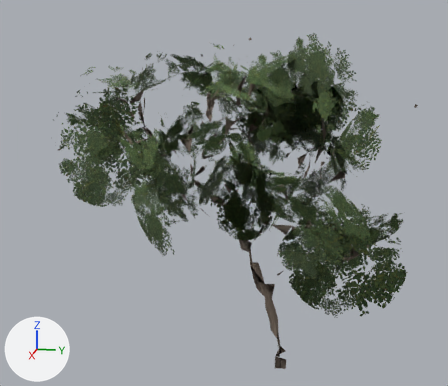
The glTF model modelle/baeume/tree_small_02/tree_small_02_fern.gltf as it was, and as the next commit left it.
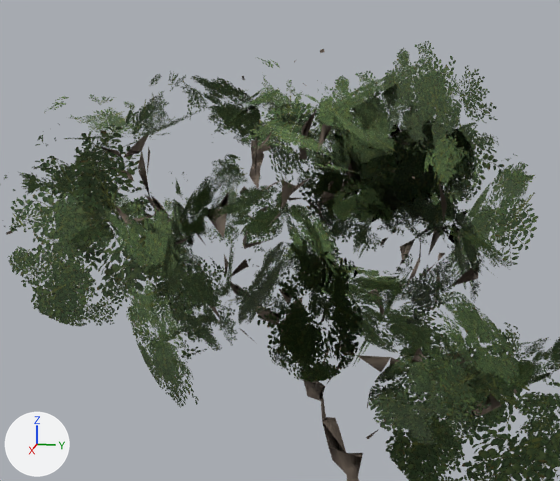
Each version appears first whole from a 50 mm camera at (7.75, 0.79, 4.61) aimed at (0.06, -0.75, 2.69), and next in a close-up on the part from 12% to 88% of the width and 2% to 78% of the height. Lighting does not change. The marker at lower left points along +X, +Y and +Z. The older version's two pictures come first.

The first close-up shows 'baum'.
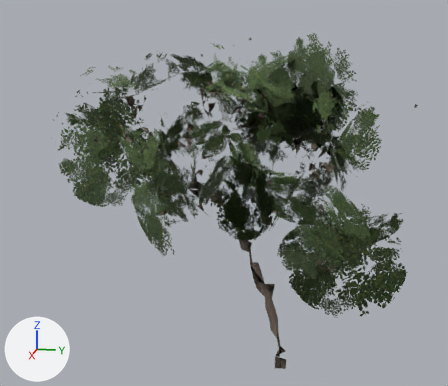
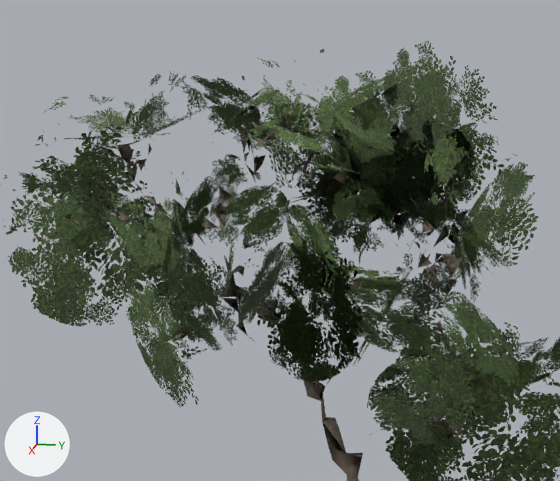
Boxes (x1, y1, x2, y2) around the edits, measured in the close-ups (560 x 481 px):
part 1 of me_baum, rebuilt: before (249, 140, 273, 188); after (241, 128, 282, 183)
part 2 of me_baum, deleted: before (87, 124, 509, 416)
part 3 of me_baum, reshaped: before (79, 109, 468, 439); after (65, 111, 537, 440)

The change, as a diff of the scene's bpy script:
```diff
--- a/modelle/baeume/tree_small_02/tree_small_02_fern.gltf.py
+++ b/modelle/baeume/tree_small_02/tree_small_02_fern.gltf.py
@@ me_baum @@
 # used by ob_baum; location = (0.0, 0.0, 0.0)
-me_baum.from_pydata(...)  # 698 vertices, 494 faces; spans x -1.68..1.91, y -3.53..1.81, z 0.23..4.88
+me_baum.from_pydata(...)  # 999 vertices, 700 faces; spans x -1.68..1.91, y -3.53..1.81, z 0.23..4.88
+# me_baum part 1: the loose piece of 10 vertices spanning x -0.3..0.05, y -1.03..-0.82, z 3.59..3.95 is rebuilt with 20 vertices and now spans x -0.25..0.03, y -1.08..-0.76, z 3.63..4.07
+# me_baum part 2: 19 loose pieces with 65 vertices, spanning x -0.9..1.33, y -2.24..1.03, z 1.99..4.13, are deleted
+# me_baum part 3: 8 vertices moved from x -0.45..0.56, y -1.73..0.16, z 2.3..3.64 to x -0.69..0.53, y -1.98..0.13, z 2.28..3.45; 168 vertices removed from x -0.66..1.02, y -2.45..0.86, z 1.74..4.24; 528 vertices added at x -0.87..1.37, y -2.61..1.21, z 1.73..4.25
+# other edits to the shape of me_baum do not show in these pictures
 me_baum.materials.append(mat_laub)
```
